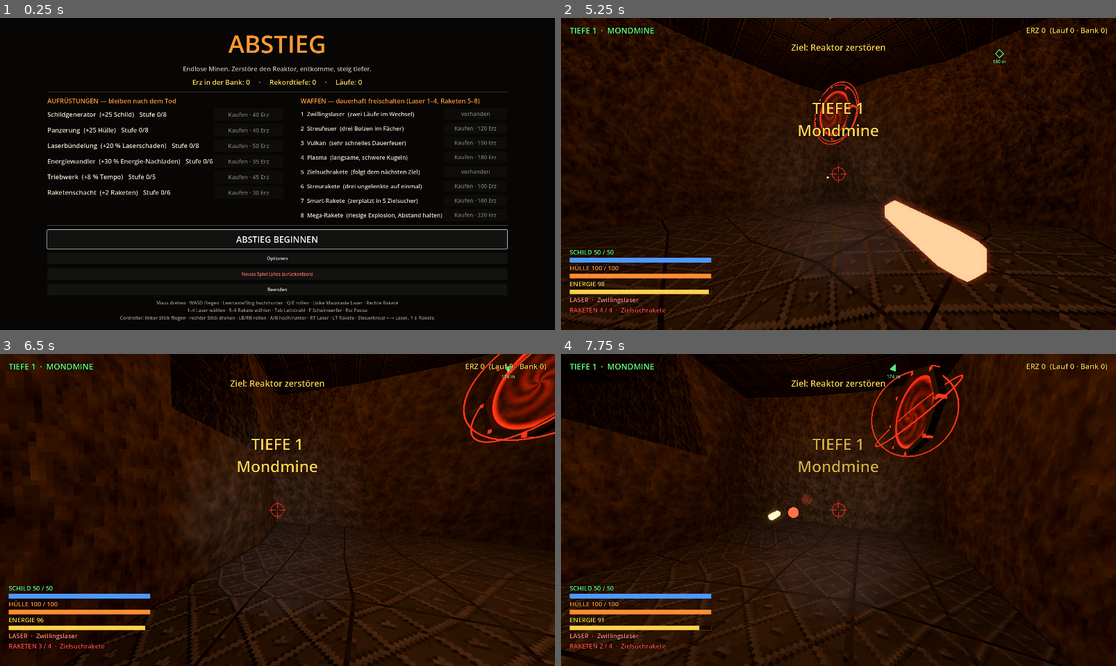
Above: before the commit, frames 1-4 (two rows, left to right).
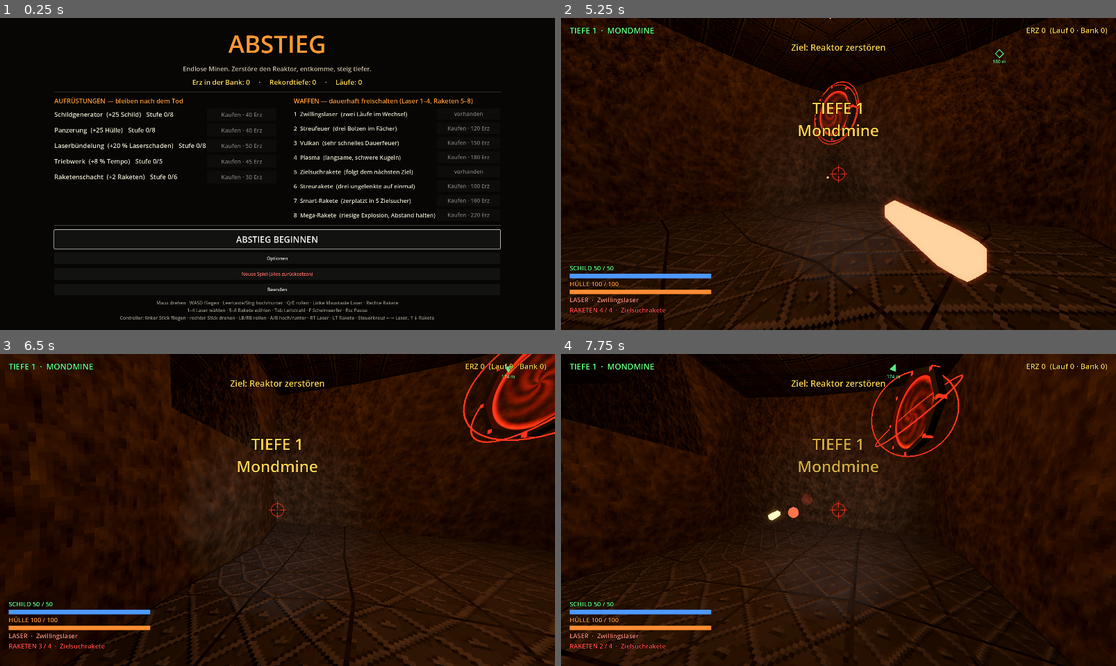
Above: after the commit, the same moments.

Repository: StevFischer/abstieg
Game: Godot game, scene res://scenes/main.tscn
Same seed, same stepped clock (60 frames per second), same inputs: the game is played once before the commit and once after it.
Inputs (mouse positions are in pixels of both pictures, inside the frame that each line leads up to):
- Up to frame 1 (0.25 s): no input
- Up to frame 2 (5.25 s): click "Neues Spiel (alles zurücksetz…" at 0.5 s; click "Neues Spiel (alles zurücksetz…" at 1.25 s; click "ABSTIEG BEGINNEN" at 2 s; click "Abbrechen" at 2.75 s; click "Optionen" at 3.5 s; click "Zurück" at 4.25 s; tap Enter at 5 s; move the mouse to (960, 158) at 5.02 s; press the mouse at (960, 158) at 5.03 s; hold D (rechts) from 5.03 s (still down)
- Up to frame 3 (6.5 s): right-click (399, 494) at 5.3 s; move the mouse to (249, 510) at 5.77 s; release D (rechts) at 5.78 s; release the mouse at (249, 510) at 5.78 s; hold A (links) from 5.78 s (still down); right-click (249, 510) at 5.85 s; tap S (zurueck) at 6.05 s
- Up to frame 4 (7.75 s): move the mouse to (849, 503) at 6.52 s; release A (links) at 6.53 s; press the mouse at (849, 503) at 6.53 s; hold D (rechts) from 6.53 s (still down); tap S (zurueck) at 6.6 s; move the mouse to (832, 516) at 7.27 s; release the mouse at (832, 516) at 7.28 s; click (832, 516) at 7.35 s; right-click (832, 516) at 7.55 s

The runs differ from the first frame. In frame 1, 4.2% of the frame differs, in the area x 8-92%, y 23-75%; in frame 2, 1.5%; in frame 3, 1.5%; in frame 4, 1.5%.

Commit message:
Energie abgeschafft: Laser unbegrenzt, Balken/Fundstück/Energiewandler weg, gekaufte Stufen als Erz zurückgebucht
Co-Authored-By: Claude Opus 5.5 <noreply@anthropic.com>

Diff:
--- a/scripts/Beute.gd
+++ b/scripts/Beute.gd
@@ -2,13 +2,12 @@
 extends Area3D
 ## Aufsammelbares. Jede Art hat eine eigene Form (auch ohne Farbe erkennbar) und ein
 ## Schild mit Name und Menge darüber, das aus der Nähe sichtbar wird.
-## Erz (Kristallbündel), Schild (Kugel mit Ring), Reparatur (Kreuz), Energie (Batterie), Rakete.
+## Erz (Kristallbündel), Schild (Kugel mit Ring), Reparatur (Kreuz), Rakete.
 
 const ARTEN := {
 	"erz": {"farbe": Color(1.0, 0.8, 0.2), "menge": 5, "name": "ERZ"},
 	"schild": {"farbe": Color(0.3, 0.6, 1.0), "menge": 25, "name": "SCHILD"},
 	"reparatur": {"farbe": Color(0.3, 1.0, 0.45), "menge": 30, "name": "HÜLLE"},
-	"energie": {"farbe": Color(0.85, 1.0, 0.3), "menge": 30, "name": "ENERGIE"},
 	"rakete": {"farbe": Color(1.0, 0.3, 0.3), "menge": 2, "name": "RAKETEN"},
 }
 const SICHTWEITE := 30.0   ## ab hier erscheint das Namensschild
@@ -77,23 +76,6 @@
 			_teil(_box(Vector3(0.3, 1.0, 0.3)), Vector3.ZERO)
 			_teil(_box(Vector3(1.0, 0.3, 0.3)), Vector3.ZERO)
 			_teil(_box(Vector3(0.36, 0.36, 0.36)), Vector3.ZERO, _glanz)
-		"energie":
-			var zelle := CylinderMesh.new()
-			zelle.top_radius = 0.28
-			zelle.bottom_radius = 0.28
-			zelle.height = 0.8
-			_teil(zelle, Vector3.ZERO)
-			var pol := CylinderMesh.new()
-			pol.top_radius = 0.12
-			pol.bottom_radius = 0.12
-			pol.height = 0.16
-			_teil(pol, Vector3(0, 0.48, 0), _glanz)
-			for y in [-0.2, 0.0, 0.2]:
-				var band := CylinderMesh.new()
-				band.top_radius = 0.3
-				band.bottom_radius = 0.3
-				band.height = 0.06
-				_teil(band, Vector3(0, y, 0), _glanz)
 		"rakete":
 			for x in [-0.22, 0.22]:
 				var rumpf := CylinderMesh.new()
--- a/scripts/HUD.gd
+++ b/scripts/HUD.gd
@@ -7,11 +7,9 @@
 const ROT := Color(1.0, 0.3, 0.25)
 
 var _schild: ProgressBar
-var _energie: ProgressBar
 var _huelle: ProgressBar
 var _huelle_txt: Label
 var _schild_txt: Label
-var _energie_txt: Label
 var _raketen: Label
 var _laser: Label
 var _tiefe: Label
@@ -52,7 +50,7 @@
 	wurzel.add_child(_zeichnung)
 
 	var unten := VBoxContainer.new()
-	_ecke(unten, 0, 1, Vector2(30, -285), Vector2(520, -30))
+	_ecke(unten, 0, 1, Vector2(30, -230), Vector2(520, -30))
 	wurzel.add_child(unten)
 	_schild_txt = _label("SCHILD", 22, GRUEN)
 	unten.add_child(_schild_txt)
@@ -62,10 +60,6 @@
 	unten.add_child(_huelle_txt)
 	_huelle = _balken(Color(1.0, 0.55, 0.2))
 	unten.add_child(_huelle)
-	_energie_txt = _label("ENERGIE", 22, GELB)
-	unten.add_child(_energie_txt)
-	_energie = _balken(GELB)
-	unten.add_child(_energie)
 	_laser = _label("LASER", 22, Color(1.0, 0.55, 0.45))
 	unten.add_child(_laser)
 	_raketen = _label("RAKETEN 0", 22, ROT)
@@ -149,9 +143,6 @@
 	_huelle.value = s.huelle
 	_huelle_txt.text = "HÜLLE %d / %d" % [ceili(s.huelle), int(s.huelle_max)]
 	_huelle_txt.add_theme_color_override("font_color", ROT if s.huelle < s.huelle_max * 0.3 else Color(1.0, 0.6, 0.25))
-	_energie.max_value = s.energie_max
-	_energie.value = s.energie
-	_energie_txt.text = "ENERGIE %d" % int(s.energie)
 	var r := Waffen.finde(s.rakete_wahl)
 	_raketen.text = "RAKETEN %d / %d  ·  %s" % [s.raketen, s.raketen_max, r.name]
 	_laser.text = "LASER  ·  %s" % Waffen.finde(s.laser_wahl).name
--- a/scripts/Main.gd
+++ b/scripts/Main.gd
@@ -211,7 +211,7 @@
 				_gegner("drohne", mitte + Vector3(_rng.randf_range(-2, 2), _rng.randf_range(-1, 1), _rng.randf_range(-2, 2)))
 			zahl += 5
 		if _rng.randf() < 0.35:
-			var art: String = ["schild", "reparatur", "energie", "rakete", "erz", "erz"][_rng.randi_range(0, 5)]
+			var art: String = ["schild", "reparatur", "rakete", "erz", "erz"][_rng.randi_range(0, 4)]
 			level.add_child(Beute.neu(art, LevelGen.welt_von(zellen[_rng.randi_range(0, zellen.size() - 1)])))
 		# Wache im langen Stollen davor
 		var weg: Array = gen.raeume[i].tunnel
@@ -302,7 +302,7 @@
 		Protokoll.schreib("level", "Boss %s besiegt auf Tiefe %d" % [g.boss_name(), tiefe])
 		boss = null
 	if _rng.randf() < 0.2:
-		var art: String = ["schild", "reparatur", "energie", "rakete"][_rng.randi_range(0, 3)]
+		var art: String = ["schild", "reparatur", "rakete"][_rng.randi_range(0, 2)]
 		level.add_child.call_deferred(Beute.neu(art, g.global_position + Vector3(0, 1.2, 0)))
 
 
@@ -671,7 +671,6 @@
 		ziele.append(g)
 	for w in Waffen.LASER + Waffen.RAKETEN:
 		schiff.waehle(w.id)
-		schiff.energie = schiff.energie_max
 		schiff.raketen = 99
 		var vorher := []
 		for z in ziele:
@@ -682,7 +681,7 @@
 			var t0 := Time.get_ticks_msec()
 			var foto_gemacht := false
 			while Time.get_ticks_msec() - t0 < 1500:
-				if schiff._laser_cd <= 0.0 and schiff.energie >= w.energie:
+				if schiff._laser_cd <= 0.0:
 					schiff.laser_schuss()
 					schuesse += int(w.anzahl)
 				if not foto_gemacht and Time.get_ticks_msec() - t0 > 250:
@@ -925,7 +924,6 @@
 	for i in 12:
 		if is_instance_valid(j):
 			schiff.look_at(j.global_position, Vector3.UP)
-		schiff.energie = schiff.energie_max
 		schiff.laser_schuss()
 		await _warte(0.18)
 	erg.append("Ausweichen: %d Ausweichmanöver bei 12 Schüssen" % (Gegner.ausweicher - aus_vor))
--- a/scripts/Meta.gd
+++ b/scripts/Meta.gd
@@ -6,7 +6,6 @@
 	{"id": "schild", "name": "Schildgenerator", "text": "+25 Schild", "kosten": 40, "max": 8},
 	{"id": "panzerung", "name": "Panzerung", "text": "+25 Hülle", "kosten": 40, "max": 8},
 	{"id": "laser", "name": "Laserbündelung", "text": "+20 % Laserschaden", "kosten": 50, "max": 8},
-	{"id": "energie", "name": "Energiewandler", "text": "+30 % Energie-Nachladen", "kosten": 35, "max": 6},
 	{"id": "triebwerk", "name": "Triebwerk", "text": "+8 % Tempo", "kosten": 45, "max": 5},
 	{"id": "raketen", "name": "Raketenschacht", "text": "+2 Raketen", "kosten": 30, "max": 6},
 ]
@@ -83,7 +82,6 @@
 		"schild_max": 50.0 + 25.0 * stufe("schild"),
 		"huelle_max": 100.0 + 25.0 * stufe("panzerung"),
 		"laser_mult": 1.0 + 0.2 * stufe("laser"),
-		"energie_regen": 1.0 * (1.0 + 0.3 * stufe("energie")),
 		"tempo": 14.0 * (1.0 + 0.08 * stufe("triebwerk")),
 		"raketen_max": 4 + 2 * stufe("raketen"),
 	}
@@ -110,6 +108,16 @@
 	laeufe = c.get_value("meta", "laeufe", 0)
 	stufen = c.get_value("meta", "stufen", {})
 	waffen = c.get_value("meta", "waffen", [])
+	# Energie gibt es seit 2026-10-10 nicht mehr (Stev: „macht keinen Spaß“): gekaufte Energiewandler
+	# werden einmalig als Erz zurückgebucht.
+	if stufen.has("energie"):
+		var zurueck := 0
+		for k in int(stufen.energie):
+			zurueck += int(round(35 * pow(1.6, k)))
+		bank += zurueck
+		stufen.erase("energie")
+		speichern()
+		Protokoll.schreib("meta", "Energiewandler abgeschafft: %d Erz zurückgebucht, Bank jetzt %d" % [zurueck, bank])
 
 
 func speichern() -> void:
--- a/scripts/Schiff.gd
+++ b/scripts/Schiff.gd
@@ -27,9 +27,6 @@
 ## nur Reparatur-Fundstücke und der Tiefenwechsel bringen sie zurück.
 var huelle_max := 100.0
 var huelle := 100.0
-var energie_max := 100.0
-var energie := 100.0
-var energie_regen := 3.0
 var raketen_max := 4
 var raketen := 4
 var laser_mult := 1.0
@@ -80,11 +77,9 @@
 	huelle_max = w.huelle_max
 	huelle = huelle_max
 	laser_mult = w.laser_mult
-	energie_regen = w.energie_regen
 	tempo = w.tempo
 	raketen_max = w.raketen_max
 	raketen = raketen_max
-	energie = energie_max
 
 
 func _unhandled_input(e: InputEvent) -> void:
@@ -130,7 +125,6 @@
 	velocity = velocity.lerp(soll, 1.0 - exp(-2.5 * dt))
 	move_and_slide()
 	_waffen(dt)
-	energie = minf(energie_max, energie + energie_regen * dt)
 	schild_laden(dt)
 
 
@@ -173,8 +167,7 @@
 	_raketen_cd -= dt
 	if welt == null:
 		return
-	var l := Waffen.finde(laser_wahl)
-	if Input.is_action_pressed("feuer") and _laser_cd <= 0.0 and energie >= l.energie:
+	if Input.is_action_pressed("feuer") and _laser_cd <= 0.0:
 		laser_schuss()
 	var r := Waffen.finde(rakete_wahl)
 	if Input.is_action_just_pressed("rakete") and _raketen_cd <= 0.0 and raketen >= int(r.kosten_munition):
@@ -184,7 +177,6 @@
 func laser_schuss() -> void:
 	var w := Waffen.finde(laser_wahl)
 	_laser_cd = w.cd
-	energie -= w.energie
 	_seite = -_seite
 	var versatz := 0.45 * _seite if w.anzahl == 1 else 0.0
 	var start := global_transform * Vector3(versatz, -0.3, -1.0)
@@ -254,10 +246,6 @@
 			if huelle >= huelle_max:
 				return false
 			huelle = minf(huelle_max, huelle + menge)
-		"energie":
-			if energie >= energie_max:
-				return false
-			energie = minf(energie_max, energie + menge)
 		"rakete":
 			if raketen >= raketen_max:
 				return false
--- a/scripts/Waffen.gd
+++ b/scripts/Waffen.gd
@@ -3,22 +3,22 @@
 ## Alle Laser und Raketen. Zwillingslaser und Zielsuchrakete hat man von Anfang an,
 ## der Rest wird im Hangar dauerhaft freigeschaltet. Im Flug: Laser 1–4, Raketen 5–8.
 ##
-## Laser kosten Energie, Raketen Munition (die Zahl "kosten_munition").
+## Laser schießen unbegrenzt, Raketen kosten Munition (die Zahl "kosten_munition").
 ## "flaeche": Explosionsradius mit Schaden an allem in der Nähe (auch am eigenen Schiff).
 ## "splitter": beim Einschlag so viele kleine Zielsucher in alle Richtungen.
 
 const LASER := [
 	{"id": "zwilling", "name": "Zwillingslaser", "preis": 0, "text": "zwei Läufe im Wechsel",
-		"cd": 0.14, "energie": 1.0, "schaden": 12.0, "tempo": 90.0, "anzahl": 1, "streuung": 0.0,
+		"cd": 0.14, "schaden": 12.0, "tempo": 90.0, "anzahl": 1, "streuung": 0.0,
 		"farbe": Color(1.0, 0.3, 0.2), "groesse": 1.0, "ton": "laser", "tonhoehe": 1.0, "db": -9.0},
 	{"id": "streu", "name": "Streufeuer", "preis": 120, "text": "drei Bolzen im Fächer",
-		"cd": 0.22, "energie": 2.0, "schaden": 9.0, "tempo": 80.0, "anzahl": 3, "streuung": 6.0,
+		"cd": 0.22, "schaden": 9.0, "tempo": 80.0, "anzahl": 3, "streuung": 6.0,
 		"farbe": Color(0.35, 1.0, 0.35), "groesse": 1.0, "ton": "laser", "tonhoehe": 0.85, "db": -8.0},
 	{"id": "vulkan", "name": "Vulkan", "preis": 150, "text": "sehr schnelles Dauerfeuer",
-		"cd": 0.055, "energie": 0.5, "schaden": 5.0, "tempo": 110.0, "anzahl": 1, "streuung": 1.5,
+		"cd": 0.055, "schaden": 5.0, "tempo": 110.0, "anzahl": 1, "streuung": 1.5,
 		"farbe": Color(1.0, 0.9, 0.3), "groesse": 0.7, "ton": "laser", "tonhoehe": 1.45, "db": -15.0},
 	{"id": "plasma", "name": "Plasma", "preis": 180, "text": "langsame, schwere Kugeln",
-		"cd": 0.42, "energie": 3.5, "schaden": 40.0, "tempo": 45.0, "anzahl": 1, "streuung": 0.0,
+		"cd": 0.42, "schaden": 40.0, "tempo": 45.0, "anzahl": 1, "streuung": 0.0,
 		"farbe": Color(0.3, 0.8, 1.0), "groesse": 2.6, "ton": "laser_gegner", "tonhoehe": 0.6, "db": -4.0},
 ]
 
